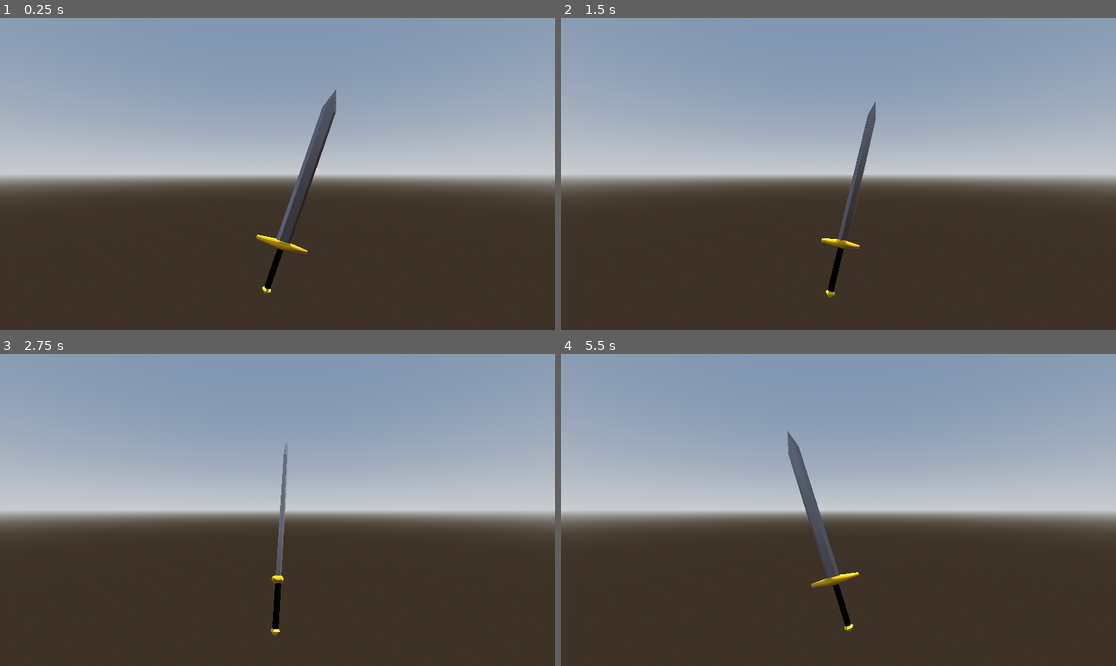
Above: before the commit, frames 1-4 (two rows, left to right).
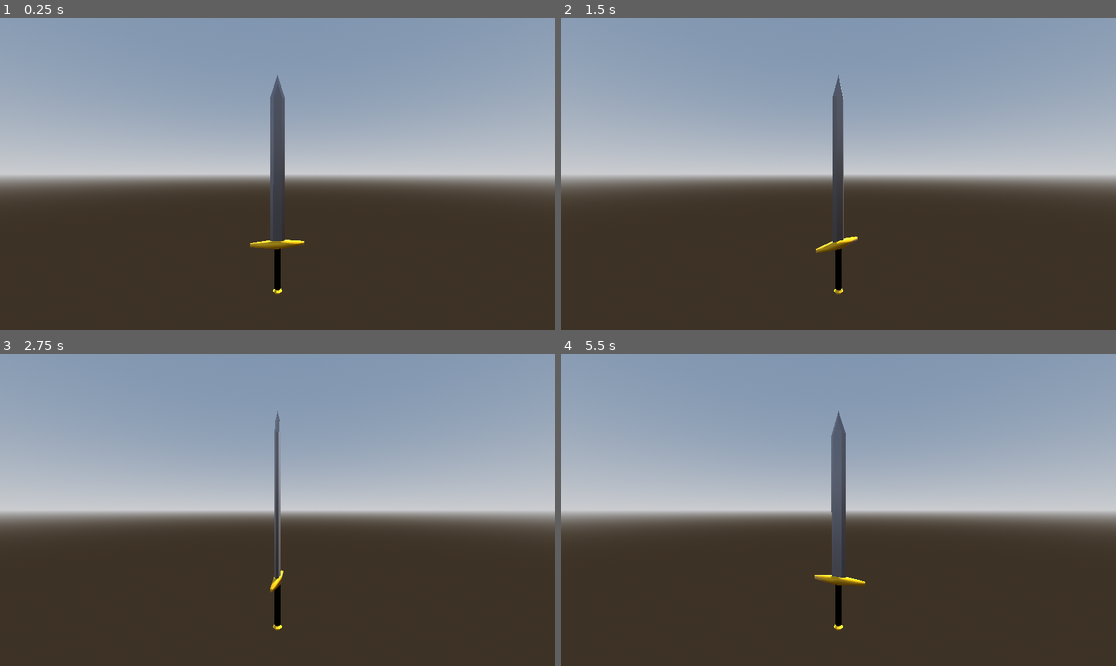
Above: after the commit, the same moments.

Repository: KameronHodge/KameronHodge.github.io
Game: Godot game, scene res://Scenes/display.tscn
Same seed, same stepped clock (60 frames per second), same inputs: the game is played once before the commit and once after it.
Inputs:
- Up to frame 1 (0.25 s): no input
- Up to frame 2 (1.5 s): no input
- Up to frame 3 (2.75 s): no input
- Up to frame 4 (5.5 s): no input

The runs differ from the first frame. In frame 1, 2.4% of the frame differs, in the area x 45-61%, y 18-89%; in frame 2, 1.6%; in frame 3, 0.8%; in frame 4, 2.5%, in the area x 40-55%, y 18-89%.

Commit message:
Update display.tscn

Diff:
--- a/project/webportfoliotest/Scenes/display.tscn
+++ b/project/webportfoliotest/Scenes/display.tscn
@@ -18,14 +18,14 @@
 [node name="Display" type="Node3D"]
 
 [node name="DirectionalLight3D" type="DirectionalLight3D" parent="."]
-transform = Transform3D(-0.866025, -0.433013, 0.25, 0, 0.5, 0.866025, -0.5, 0.75, -0.433013, -21.02, 0, 0)
+transform = Transform3D(-0.866025, -0.433013, 0.25, 0, 0.5, 0.866025, -0.5, 0.75, -0.433013, -11.389, 0, 0)
 shadow_enabled = true
 
 [node name="WorldEnvironment" type="WorldEnvironment" parent="."]
 environment = SubResource("Environment_tbhi7")
 
 [node name="sword" parent="." instance=ExtResource("1_odar2")]
-transform = Transform3D(0.941805, -1.4694e-08, -0.336158, -0.336158, -4.11676e-08, -0.941805, 0, 1, -4.37114e-08, 0, 0, 0)
+transform = Transform3D(0.999999, 0, 0, 0, -4.37114e-08, -0.999999, 0, 1, -4.37114e-08, 0, 0, 0)
 script = ExtResource("2_oe3w4")
 
 [node name="Camera3D" type="Camera3D" parent="."]
